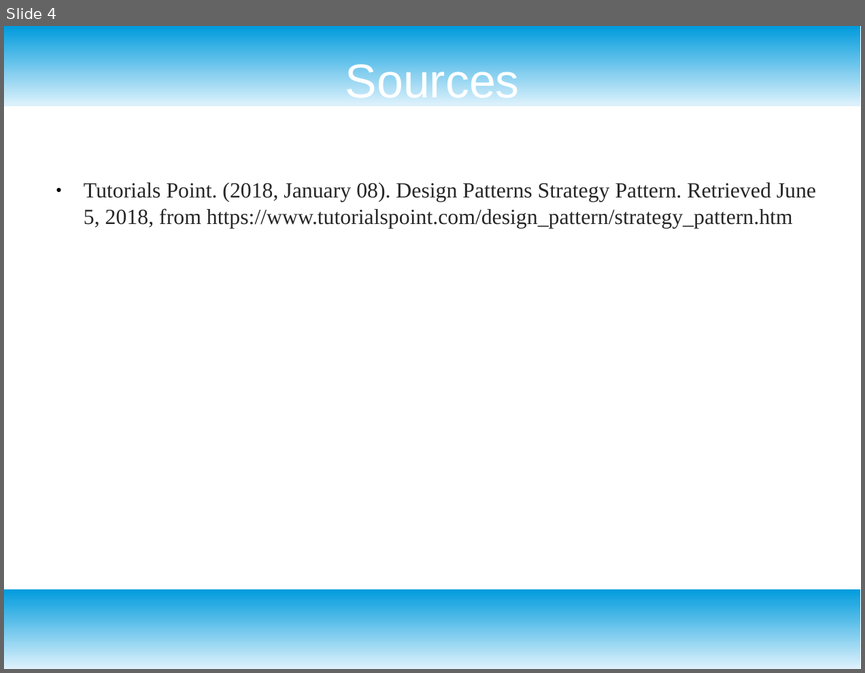
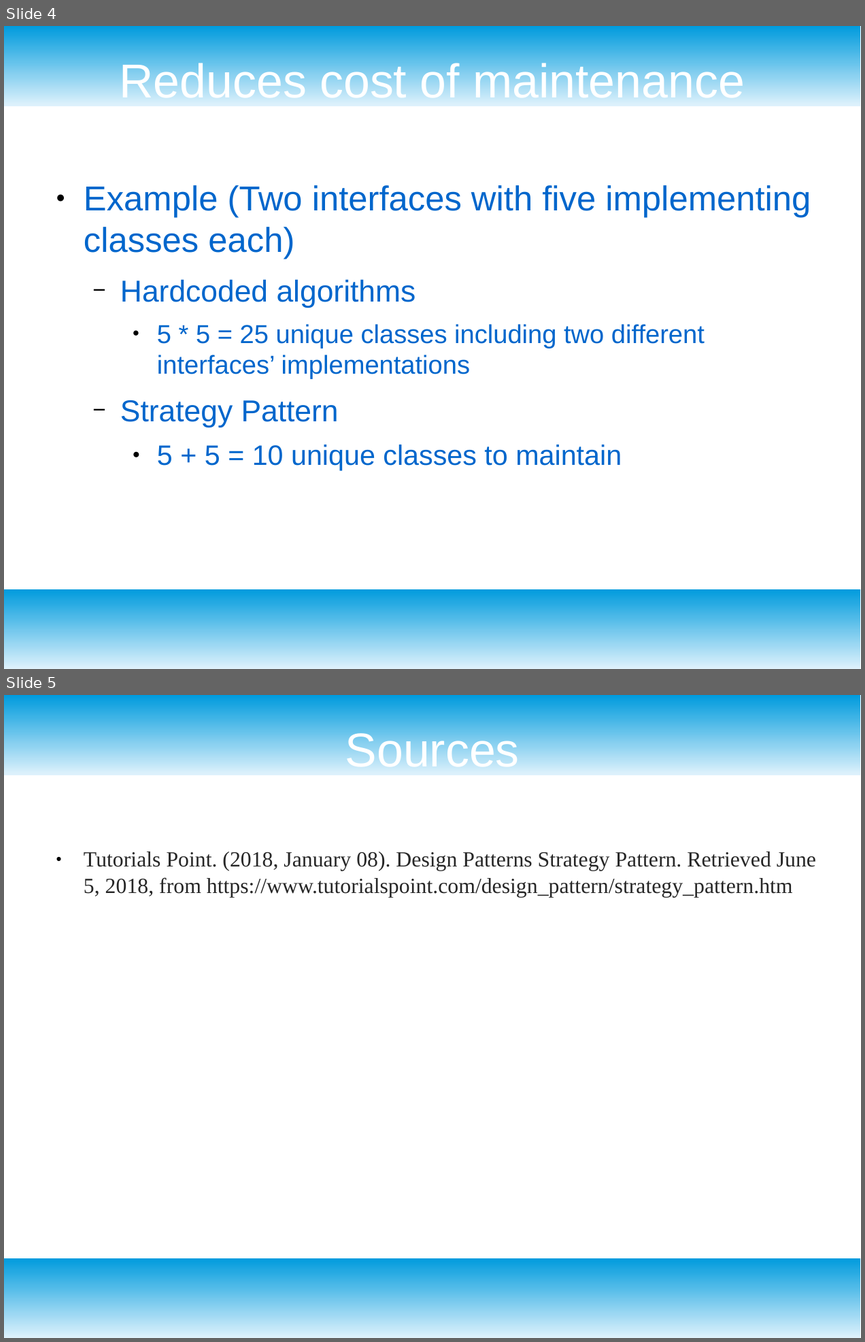
Before and after one commit to tnelson006/ClientTracker, a slide deck: StrategyPatternPresentation.odp. Shown one above the other, each under a label of ours: slide 4 before the commit, slides 4 and 5 after it. The pictures are 865x673 and 865x1342 pixels, drawn with LibreOffice and Linux fonts; fonts in the diff are those of the drawing. Boxes give left, top, right and bottom in pixels: in the first picture for what was removed or moved away, otherwise in the second. Text is boxed around its words. In the diff, an @@ line names an element or a change of style, - is before the commit and + after.

Commit message:
Created demo code for presentation.

```diff
--- a/StrategyPatternPresentation.odp
+++ b/StrategyPatternPresentation.odp
@@ slide 4 added at bbox=[4, 26, 861, 669], background #FFFFFF; not listed: 2 template elements that a slide beside it also shows @@
@@ title added at bbox=[119, 59, 745, 106], 44 pt, text #FFFFFF @@
+Reduces cost of maintenance
@@ text added at bbox=[84, 185, 810, 470], 24 pt, text #0066CC @@
+● Example (Two interfaces with five implementing classes each)
+  − Hardcoded algorithms
+    ● 5 * 5 = 25 unique classes including two different interfaces’ implementations
+  − Strategy Pattern
+    ● 5 + 5 = 10 unique classes to maintain
@@ what was slide 4 is now slide 5 @@
```
Also in this commit, not shown: 8 other files.
